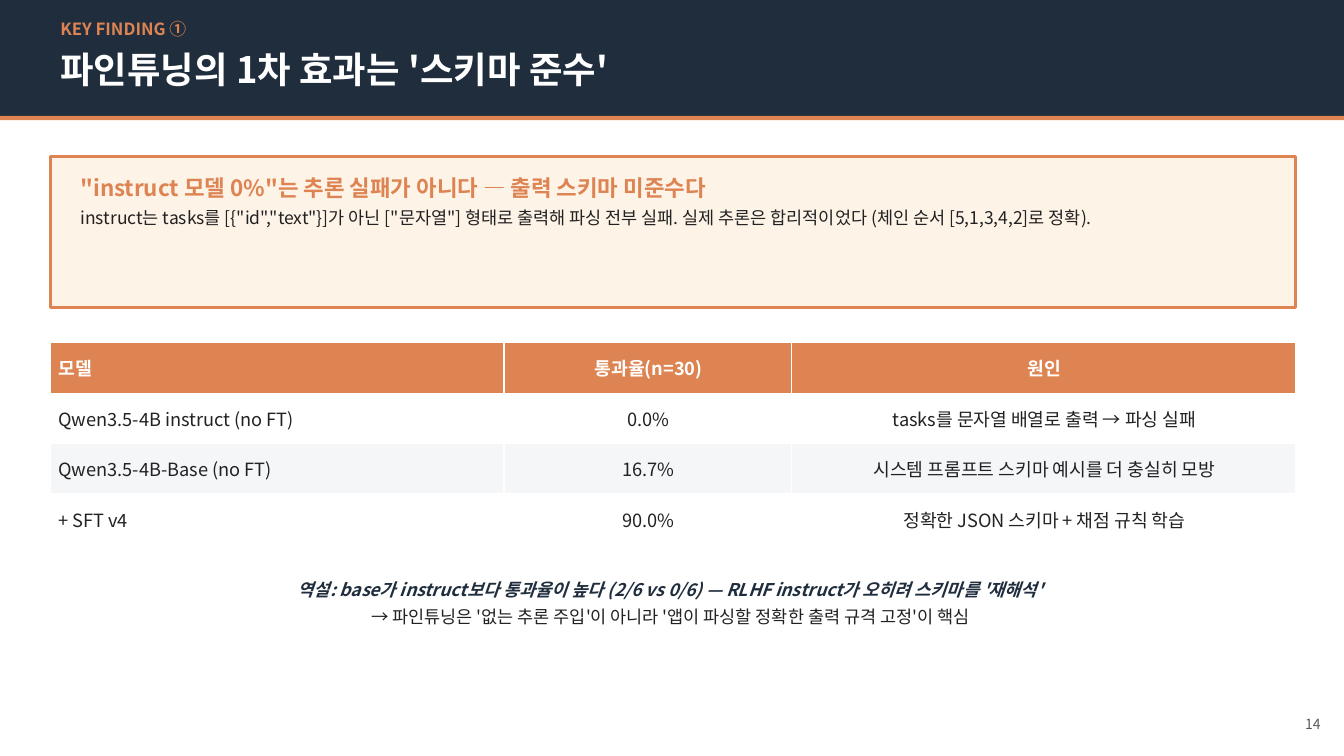
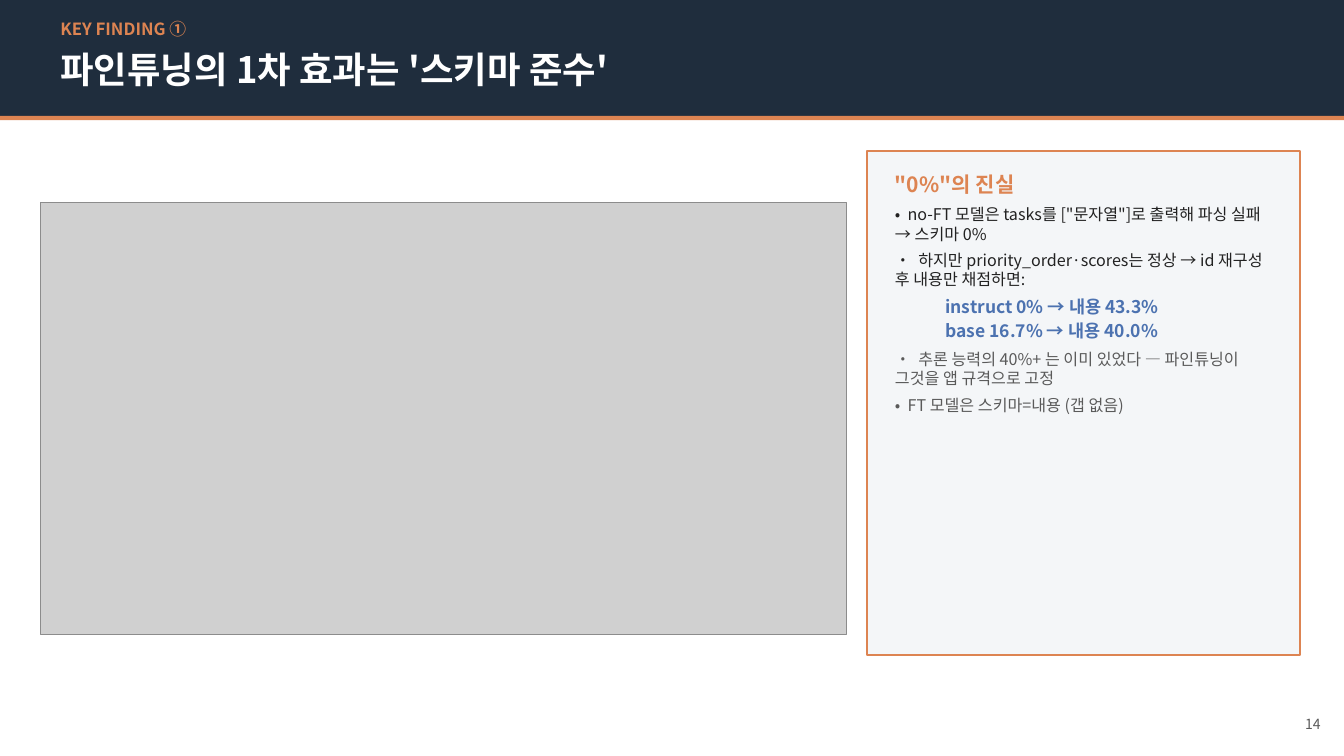
Before and after one commit to jung-geun/TimeSorter, a slide deck: slide 14 of presentation/TimeSorter_발표자료.pptx. Drawn at 1344x756 pixels with LibreOffice and Linux fonts; fonts in the diff are those of the drawing; grey boxes stand for pictures. Boxes give left, top, right and bottom in pixels: in the first picture for what was removed or moved away, otherwise in the second. Text is boxed around its words. In the diff, an @@ line names an element or a change of style, - is before the commit and + after.

```diff
--- a/presentation/TimeSorter_발표자료.pptx
+++ b/presentation/TimeSorter_발표자료.pptx
@@ rectangle removed at [50,156,1296,308] @@
@@ text removed at [80,177,1092,228] @@
-"instruct 모델 0%"는 추론 실패가 아니다 — 출력 스키마 미준수다
-instruct는 tasks를 [{"id","text"}]가 아닌 ["문자열"] 형태로 출력해 파싱 전부 실패. 실제 추론은 합리적이었다 (체인 순서 [5,1,3,4,2]로 정확).
@@ rectangle added at [867,151,1301,655], fill #F4F6F8, outline #DD8452 1.5 pt @@
@@ text added at [895,174,1262,414], 11.5 pt, text #222222 @@
+"0%"의 진실
+• no-FT 모델은 tasks를 ["문자열"]로 출력해 파싱 실패 → 스키마 0%
+• 하지만 priority_order·scores는 정상 → id 재구성 후 내용만 채점하면:
+  instruct 0% → 내용 43.3%
+  base 16.7% → 내용 40.0%
+• 추론 능력의 40%+ 는 이미 있었다 — 파인튜닝이 그것을 앱 규격으로 고정
+• FT 모델은 스키마=내용 (갭 없음)
@@ picture added at [40,203,847,634] @@
@@ table removed at [50,343,1296,544], 4 rows, 3 columns @@
-모델 | 통과율(n=30) | 원인
-Qwen3.5-4B instruct (no FT) | 0.0% | tasks를 문자열 배열로 출력 → 파싱 실패
-Qwen3.5-4B-Base (no FT) | 16.7% | 시스템 프롬프트 스키마 예시를 더 충실히 모방
-+ SFT v4 | 90.0% | 정확한 JSON 스키마 + 채점 규칙 학습
@@ text removed at [298,581,1043,625] @@
-역설: base가 instruct보다 통과율이 높다 (2/6 vs 0/6) — RLHF instruct가 오히려 스키마를 '재해석'
-→ 파인튜닝은 '없는 추론 주입'이 아니라 '앱이 파싱할 정확한 출력 규격 고정'이 핵심
```
Also in this commit, not shown: 1 other slide changed, 1 slide added, 10 other files.
